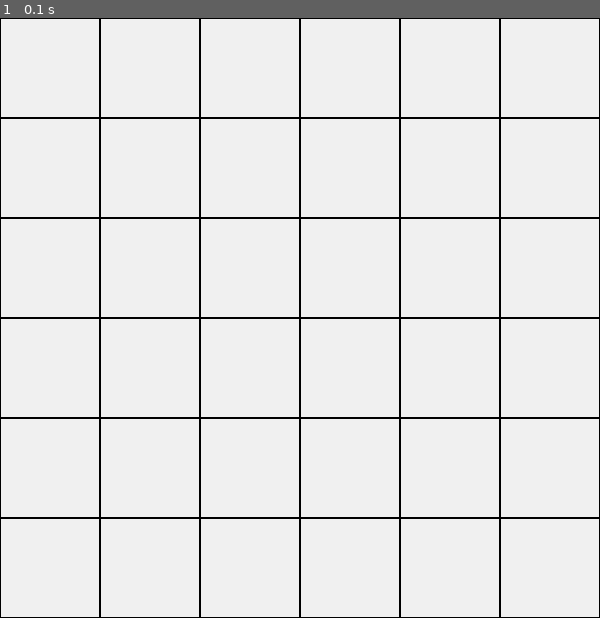
Above: before the commit, frame 1.
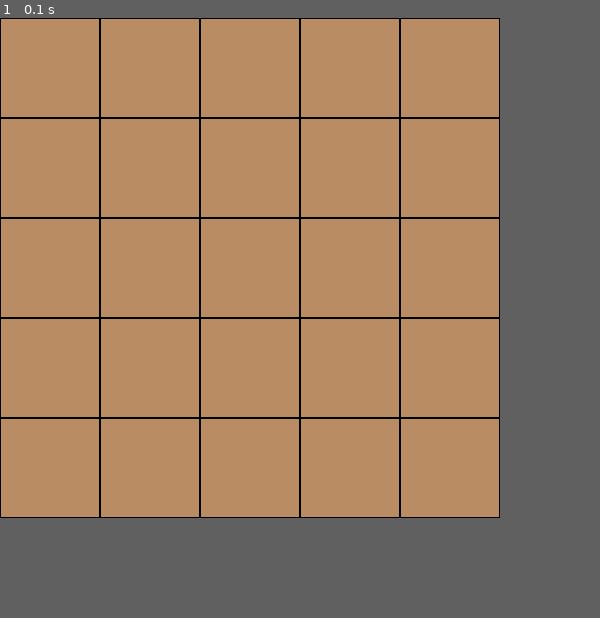
Above: after the commit, the same moment.

Repository: itsdomsantos/IART-2022
Game: pygame game, started from pygame_board_example/main.py
Two runs of this game, one before a commit and one after it. Both use one fixed random seed, a clock stepped at 60 frames per second and the inputs below. The source is Python 2; it was converted automatically to run under Python 3.
Inputs:
- Up to frame 1 (0.1 s): no input
The window is 600x600 before the commit and 500x500 after it. Grey fills any space a smaller window leaves; there, only what the larger window draws over its background counts as a difference.

The runs differ from the first frame. In frame 1, 68% of the frame differs, in the area x 0-100%, y 0-100%.

Commit message:
tas1 semi done

Diff:
--- a/pygame_board_example/display.py
+++ b/pygame_board_example/display.py
@@ -1,22 +1,27 @@
 import pygame as pg
-
+import pygame.font
+import sys
 
 class Display:
 
     def __init__(self, size):
+        self.x = 0
+        self.y = 0
         self.width = size * 100
         self.heigth = size * 100
         self.WHITE = (240, 240, 240)
         self.BLACK = (0, 0, 0)
         self.BLOCKSIZE = 100
 
+def draw_board(self):
 
-def draw_board(self):
     pg.init()
     screen = pg.display.set_mode((self.width, self.heigth))
-    screen.fill(self.WHITE)
+
+    screen.fill('#BA8C63')
     for x in range(0, self.width, self.BLOCKSIZE):
         for y in range(0, self.heigth, self.BLOCKSIZE):
             rect = pg.Rect(x, y, self.BLOCKSIZE, self.BLOCKSIZE)
             pg.draw.rect(screen, self.BLACK, rect, 1)
+
     pg.display.update()
--- /dev/null
+++ b/pygame_board_example/level1.txt
@@ -0,0 +1,2 @@
+5
+3
--- a/pygame_board_example/main.py
+++ b/pygame_board_example/main.py
@@ -1,8 +1,16 @@
 import display
+size = 0
+def readBoard():
+    f = open("level1.txt", 'r')
+    size = f.read()
+    print size
+    f.close()
 
 
 def main():
-    p1 = display.Display(6)
+    readBoard()
+    p1 = display.Display(5)
+
     while True:
         display.draw_board(p1)
 
--- /dev/null
+++ b/pygame_board_example/piece.py
@@ -0,0 +1,4 @@
+class Piece:
+    def __init__(self, name, positionX, positionY):
+        self.x = positionX
+        self.y = positionY
Not shown, changed: Chess Snake Puzzles – 2022 IA Project.pptx
Not shown, added: pygame_board_example/display.pyc
Not shown, removed: ~$Chess Snake Puzzles – 2022 IA Project.pptx
